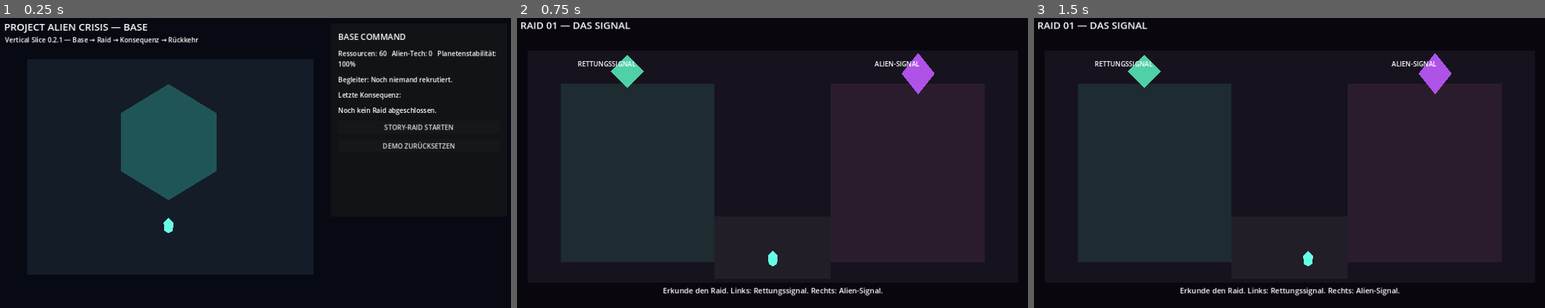
Above: before the commit, frames 1-3 (left to right).
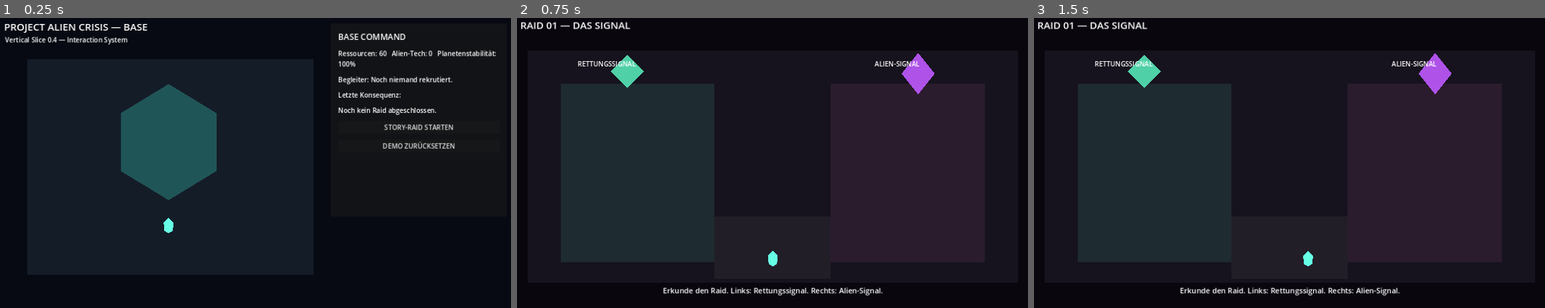
Above: after the commit, the same moments.

Repository: mihnenfeld/Project-Alien-Crisis
Game: Godot game, scene res://scenes/base.tscn
Two runs of this game, one before a commit and one after it. Both use one fixed random seed, a clock stepped at 60 frames per second and the inputs below.
Inputs:
- Up to frame 1 (0.25 s): no input
- Up to frame 2 (0.75 s): click "STORY-RAID STARTEN" at 0.5 s
- Up to frame 3 (1.5 s): tap Enter at 1.25 s; hold D (move_right) from 1.28 s (still down); tap E (interact) at 1.35 s

The runs differ from the first frame. In frame 1, 0.4% of the frame differs, in the area x 10-39%, y 6-10%; in frame 2, nothing differs; in frame 3, nothing differs.

Commit message:
chore: update prototype version label

Diff:
--- a/scenes/base.tscn
+++ b/scenes/base.tscn
@@ -38,7 +38,7 @@
 offset_top = 62.0
 offset_right = 720.0
 offset_bottom = 90.0
-text = "Vertical Slice 0.2.1 — Base → Raid → Konsequenz → Rückkehr"
+text = "Vertical Slice 0.4 — Interaction System"
 
 [node name="UI" type="Control" parent="CanvasLayer"]
 layout_mode = 3
